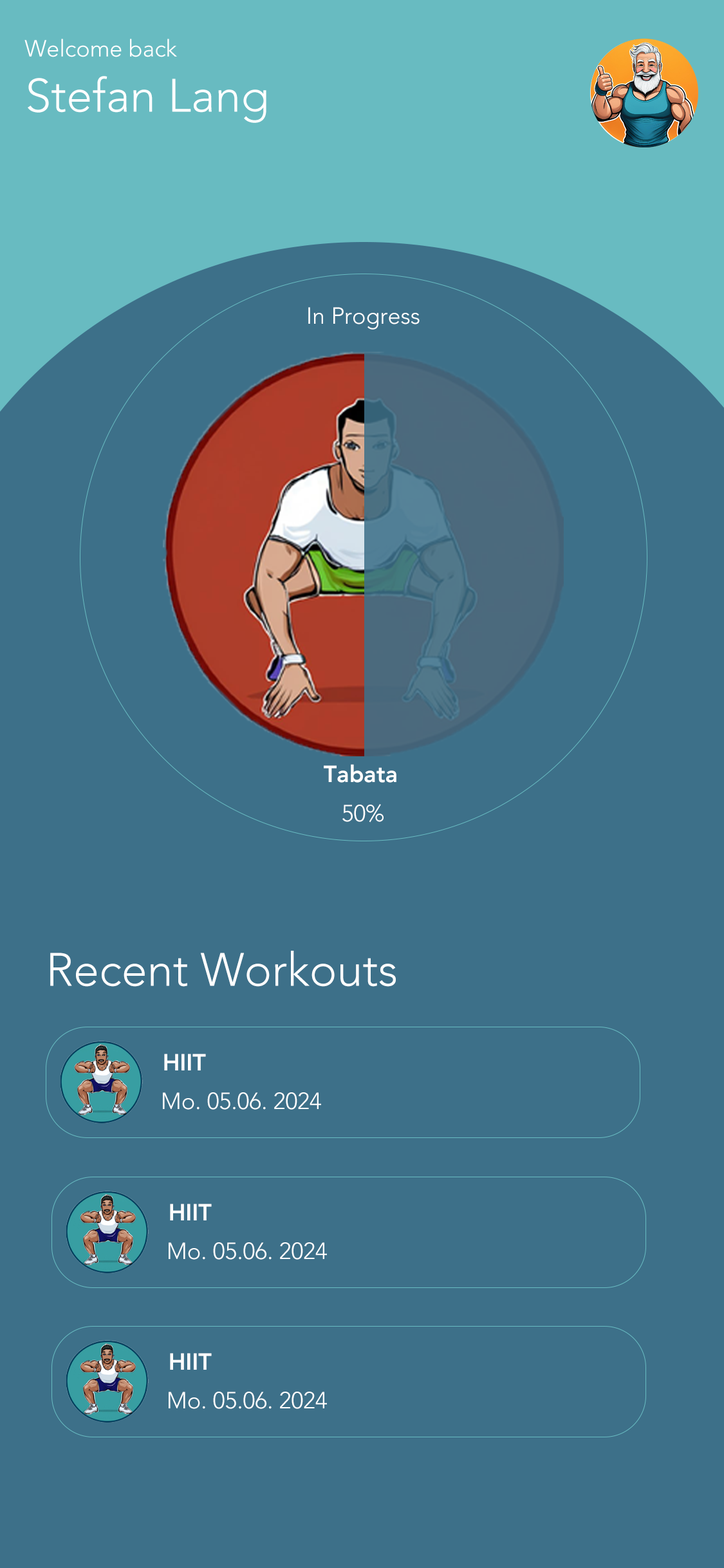
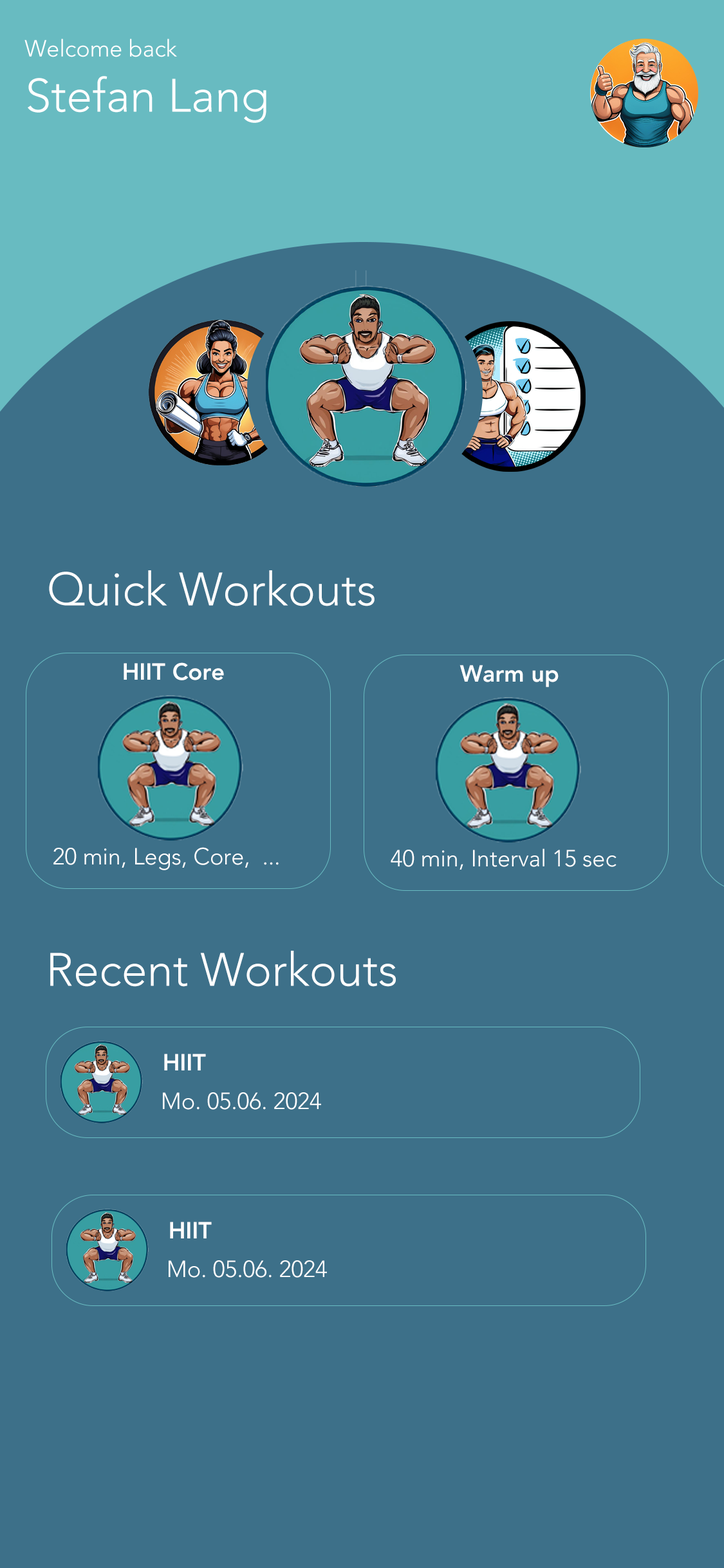
Before/after of a 724px x 1568px layered artwork. What changed in the layer stack:
removed layer "Ellipse 2" from group "Zeichenfläche 1" over [79, 273, 648, 842]
removed group "Recent W" (1st of 3, in "Zeichenfläche 1") (4 layers) from group "Zeichenfläche 1" over [51, 1176, 647, 1288]
added layer "Ebene 12" in group "Zeichenfläche 1" over [265, 270, 468, 487]
removed layer "Ebene 8" (was 13%) from group "Zeichenfläche 1" over [363, 352, 564, 757]
removed layer "Ebene 2" from group "Zeichenfläche 1" over [162, 351, 385, 757]
added group "Quick Workouts" (1st of 2, in "Zeichenfläche 1") with 16 layers in group "Zeichenfläche 1" over [25, 570, 724, 891]
added group "QuickWorkoutView" (1st of 3, in "Zeichenfläche 1" › "Quick Workouts") with 4 layers in group "Quick Workouts" over [363, 654, 669, 891]
moved "Rechteck 3" (1st of 5, in "Zeichenfläche 1" › "Quick Workouts" › "QuickWorkoutView") into group "QuickWorkoutView", painted on it over [51, 654, 669, 1288]
removed group "Recent W" (2nd of 3, in "Zeichenfläche 1") (4 layers) from group "Zeichenfläche 1" over [51, 1325, 647, 1438]
moved "Rechteck 3" (2nd of 5, in "Zeichenfläche 1" › "Quick Workouts" › "QuickWorkoutView") into group "QuickWorkoutView", painted on it over [51, 658, 724, 1438]
added group "QuickWorkoutView" (3rd of 3, in "Zeichenfläche 1" › "Quick Workouts") with 4 layers in group "Quick Workouts" over [25, 652, 331, 889]
added layer "Rechteck 3" (3rd of 5, in "Zeichenfläche 1" › "Quick Workouts" › "QuickWorkoutView") in group "QuickWorkoutView" over [25, 652, 331, 889]
added group "RecentWorkoutView" (1st of 2, in "Zeichenfläche 1" › "Recent Workuts") with 4 layers in group "Recent Workuts" over [51, 1194, 647, 1307]
added layer "Rechteck 3" (4th of 5, in "Zeichenfläche 1" › "Recent Workuts" › "RecentWorkoutView") in group "RecentWorkoutView" over [51, 1194, 647, 1307]
…and 22 more changes (13 added, 4 moved_by, 5 removed, 4 stack)
